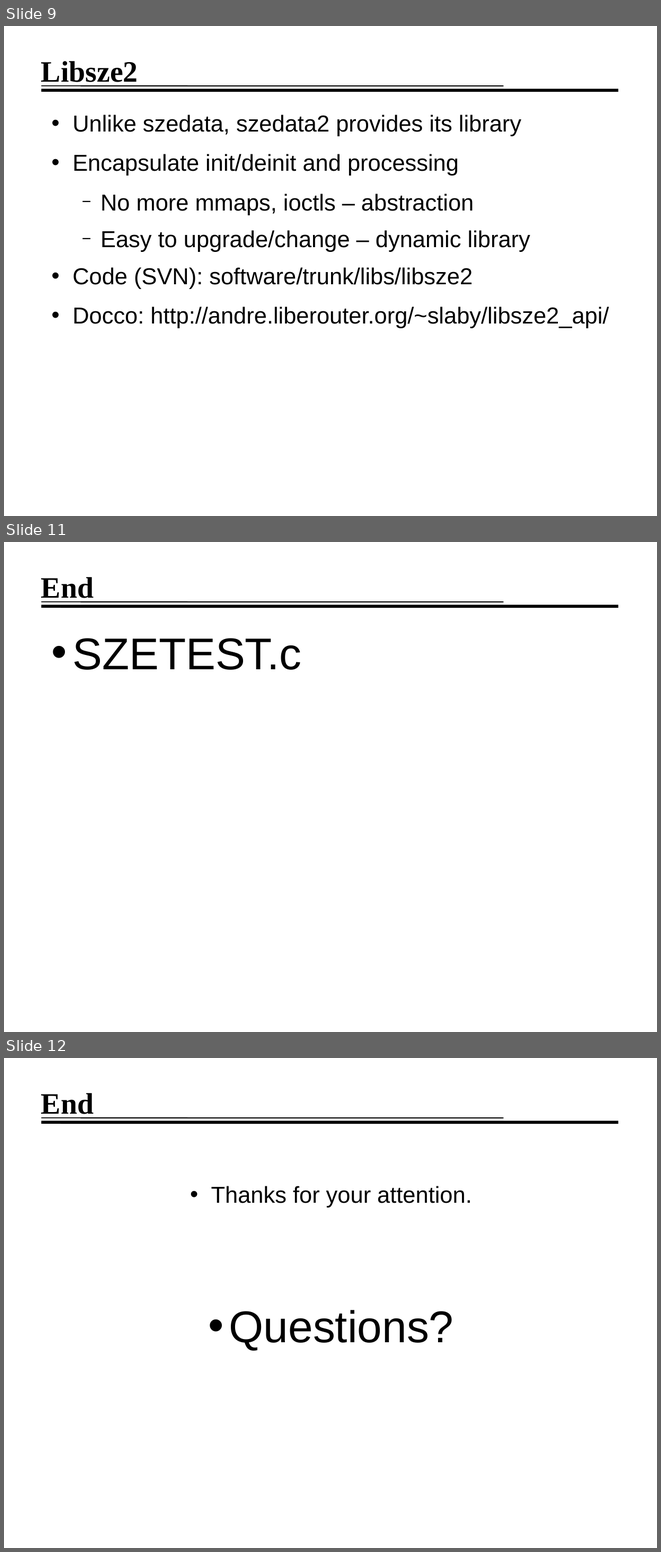
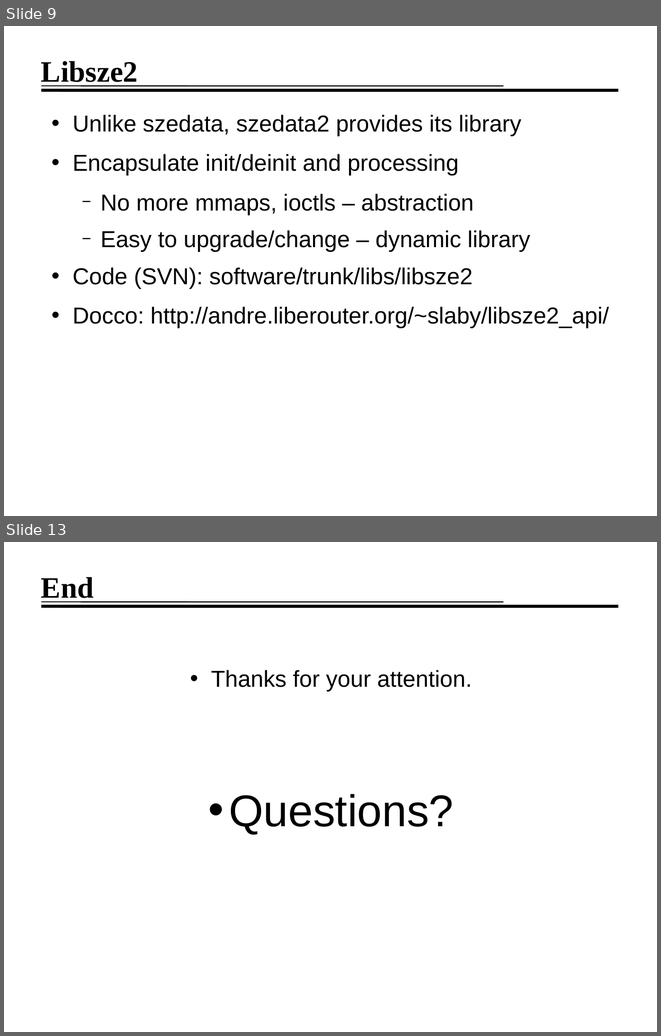
Before and after one commit to jirislaby/writings, a slide deck: presentation/seminar.odp. Shown one above the other, each under a label of ours: slides 9, 11 and 12 before the commit, slides 9 and 13 after it; the slides between them are not shown. The pictures are 661x1552 and 661x1036 pixels, drawn with LibreOffice and Linux fonts; fonts in the diff are those of the drawing; background and template pictures are left out. Boxes give left, top, right and bottom in pixels: in the first picture for what was removed or moved away, otherwise in the second. Text is boxed around its words. In the diff, an @@ line names an element or a change of style, - is before the commit and + after.

```diff
--- a/presentation/seminar.odp
+++ b/presentation/seminar.odp
@@ slide 11 removed at <box>4,542,657,1032</box>, background #FFFFFF; not listed: 2 template elements that a slide beside it also shows @@
@@ title removed at <box>41,577,94,602</box> @@
-End
@@ text removed at <box>72,638,302,670</box> @@
-• SZETEST.c
@@ what was slide 12 is now slide 13 @@
```
Also in this commit, not shown: 5 slides changed, 2 slides added, 4 other files.
